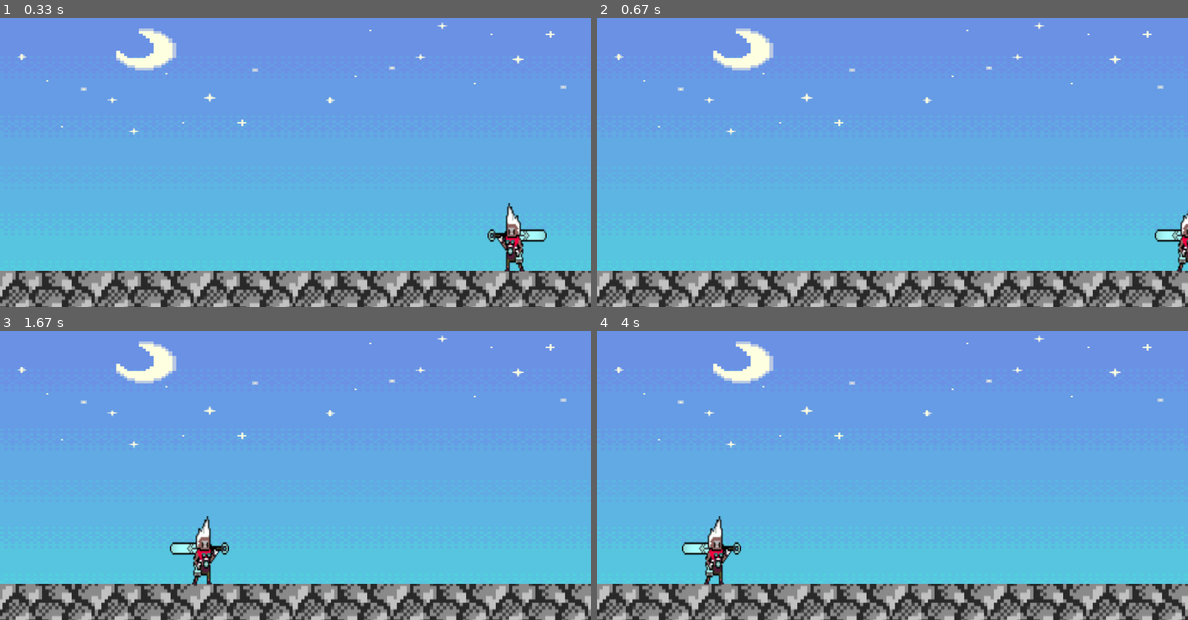
Above: before the commit, frames 1-4 (two rows, left to right).
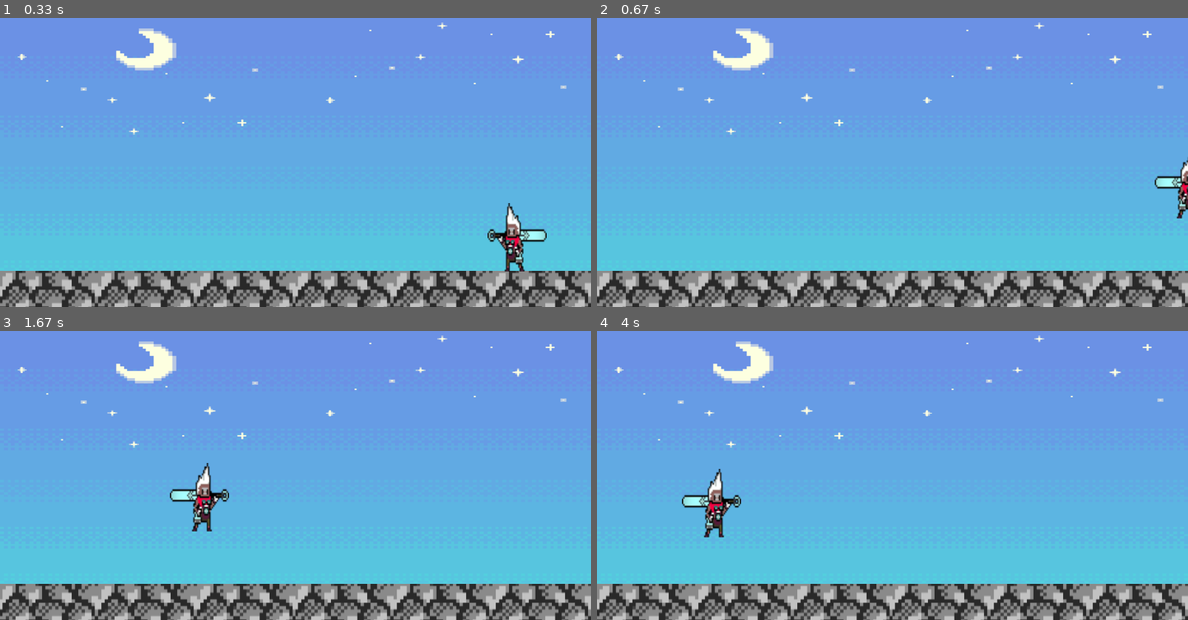
Above: after the commit, the same moments.

Repository: WINDKING-1/TheDasher
Game: pygame game, started from The dasher code.py
Same seed, same stepped clock (60 frames per second), same inputs: the game is played once before the commit and once after it.
Inputs:
- Up to frame 1 (0.33 s): no input
- Up to frame 2 (0.67 s): hold Space from 0.33 s (still down); hold D from 0.33 s (still down)
- Up to frame 3 (1.67 s): release Space at 0.8 s; release D at 0.8 s; hold D 0.83-1.3 s; tap Shift at 0.9, 1.2 s; tap Space at 1.33 s
- Up to frame 4 (4 s): hold D 1.67-2.13 s; tap Shift at 1.73, 2.03, 2.23, 2.53, 3.13, 3.43, 3.57, 3.97 s; hold A 2.17-2.7 s; hold A 3.07-3.47 s; hold W 3.5-3.87 s; tap Space at 3.65 s; hold D from 3.9 s (still down)

Frame 1 is identical in both runs. In frame 2, 0.9% of the frame differs, in the area x 94-100%, y 48-88%; in frame 3, 1.7%, in the area x 28-39%, y 45-88%; in frame 4, 1.7%.

Commit message:
mod controls

Diff:
--- a/The dasher code.py
+++ b/The dasher code.py
@@ -70,7 +70,7 @@
     if keys[pygame.K_d]:
         player_rect.x += player_movement
         left=False
-    if keys[pygame.K_w] and not airborn:
+    if keys[pygame.K_SPACE] and not airborn:
         player_rect.y -= player_jump
         player_aircount = 1
 
